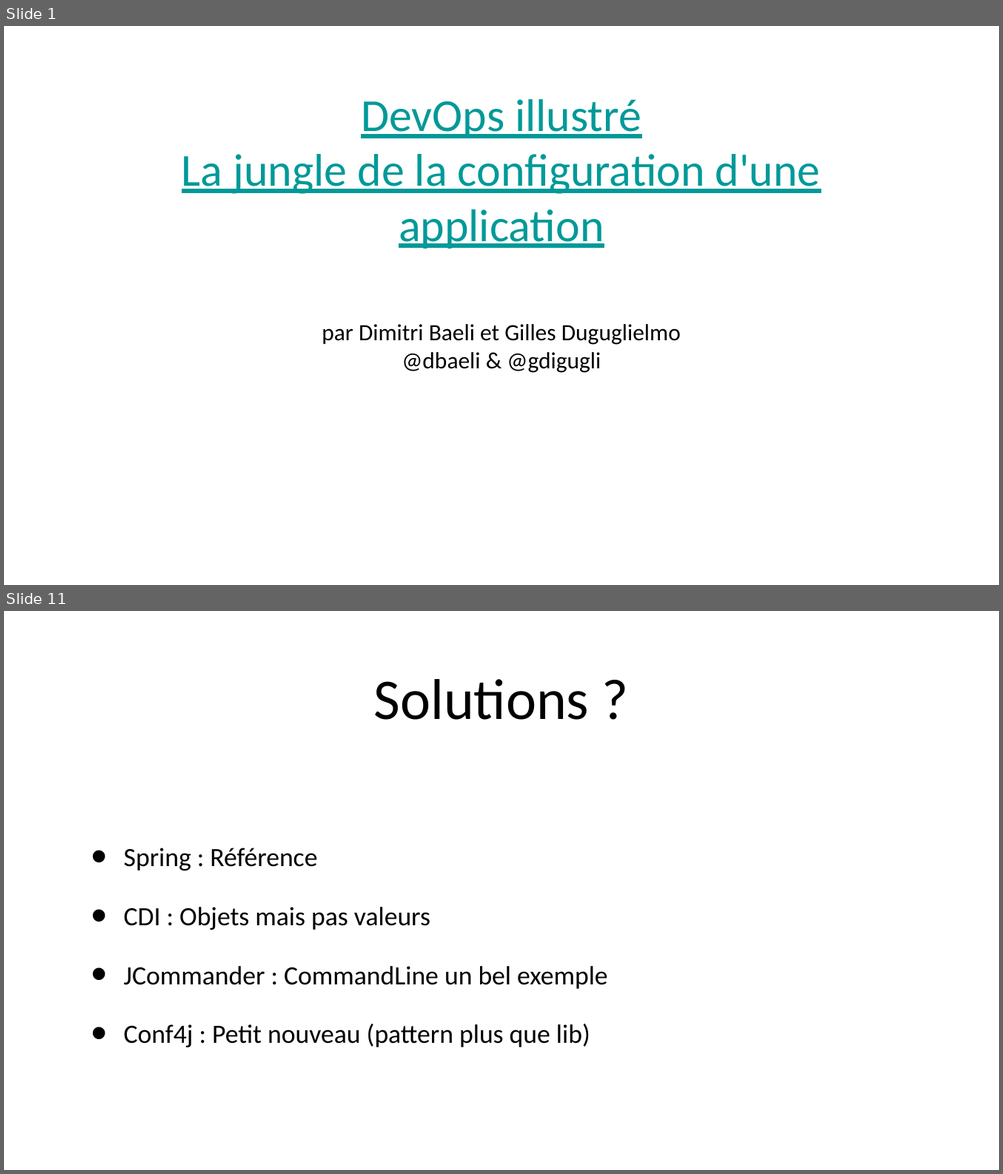
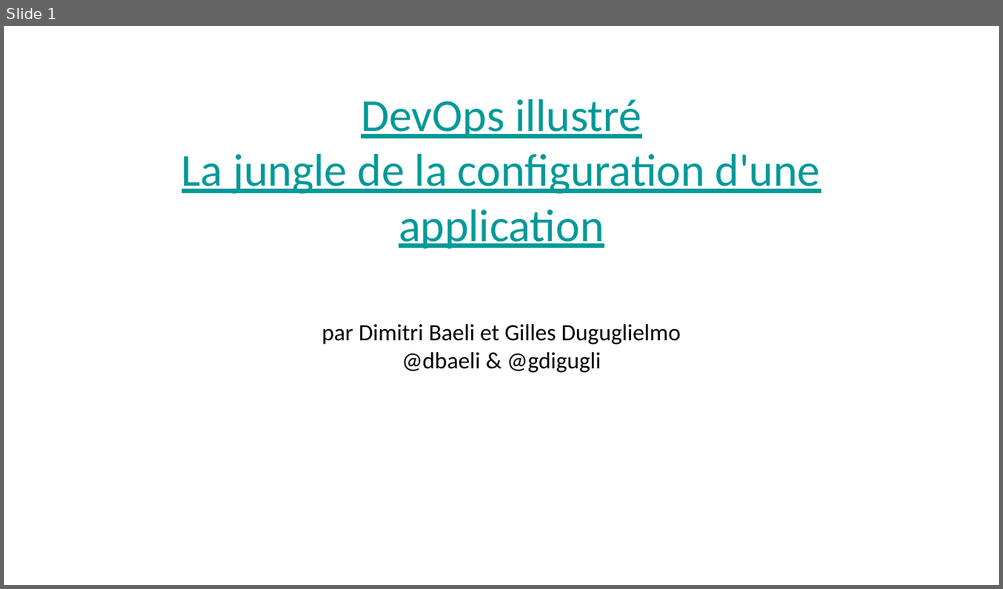
Before and after one commit to dbaeli/conf4j, a slide deck: Devops_Configuration_Jungle_Devoxx_FR_2012.pptx. Shown one above the other, each under a label of ours: slides 1 and 11 before the commit, slide 1 after it; the slides between them are not shown. The pictures are 1003x1174 and 1003x589 pixels, drawn with LibreOffice and Linux fonts; fonts in the diff are those of the drawing; background and template pictures are left out. Boxes give left, top, right and bottom in pixels: in the first picture for what was removed or moved away, otherwise in the second. Text is boxed around its words. In the diff, an @@ line names an element or a change of style, - is before the commit and + after.

```diff
--- a/Devops_Configuration_Jungle_Devoxx_FR_2012.pptx
+++ b/Devops_Configuration_Jungle_Devoxx_FR_2012.pptx
@@ slide 11 removed at (4,611,999,1170), background picture (left out) @@
@@ title removed at (374,679,589,720) @@
-Solutions ?
@@ text removed at (124,848,608,1048) @@
-• Spring : Référence
-• CDI : Objets mais pas valeurs
-• JCommander : CommandLine un bel exemple
-• Conf4j : Petit nouveau (pattern plus que lib)
@@ page number removed at (980,1153,998,1170) @@
-11
```
Also in this commit, not shown: 2 slides changed, 12 slides added, 11 other slides removed, 5 other files.
